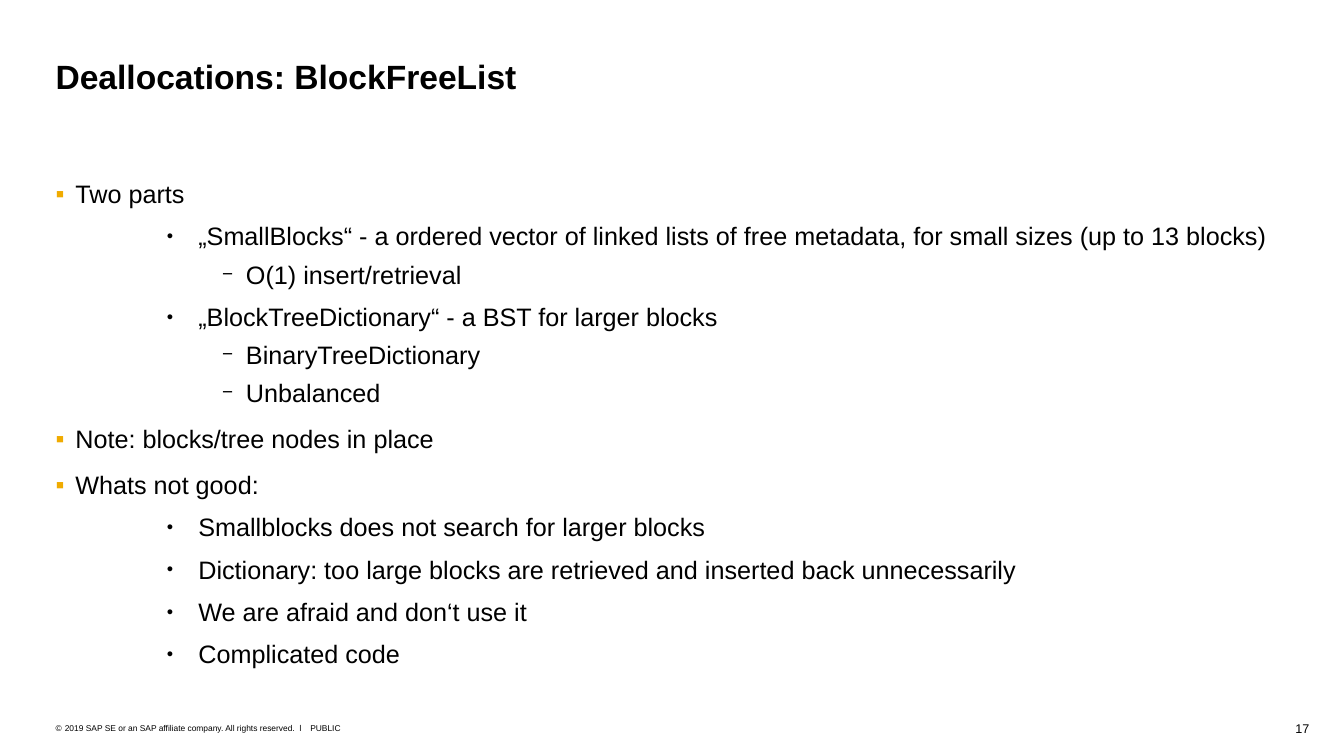
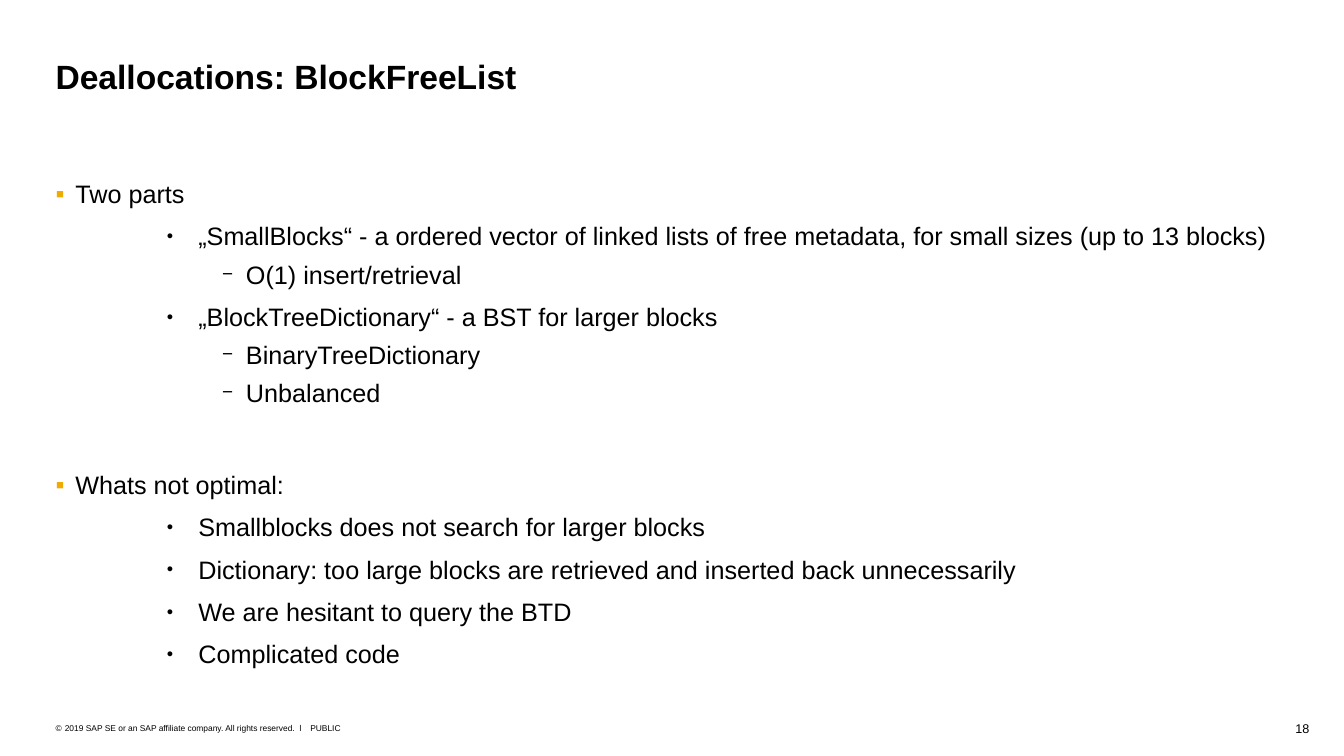
Before and after one commit to tstuefe/JEP387, a slide deck: slide 18 of pres/elastic-metaspace.odp (slide 17 before the commit). Drawn at 1344x756 pixels with LibreOffice and Linux fonts; fonts in the diff are those of the drawing. Boxes give left, top, right and bottom in pixels: in the first picture for what was removed or moved away, otherwise in the second. Text is boxed around its words. In the diff, an @@ line names an element or a change of style, - is before the commit and + after.

```diff
--- a/pres/elastic-metaspace.odp
+++ b/pres/elastic-metaspace.odp
@@ text at [75, 475, 284, 500]: text changed @@
-  ▪ Note: blocks/tree nodes in place
-  ▪ Whats not good:
+  ▪ Whats not optimal:
@@ text at [198, 602, 571, 626]: text changed @@
-    ● We are afraid and don‘t use it
+    ● We are hesitant to query the BTD
@@ page number at [1295, 724, 1309, 733]: text changed @@
-17
+18
```
Also in this commit, not shown: 2 slides added, 1 other file.
